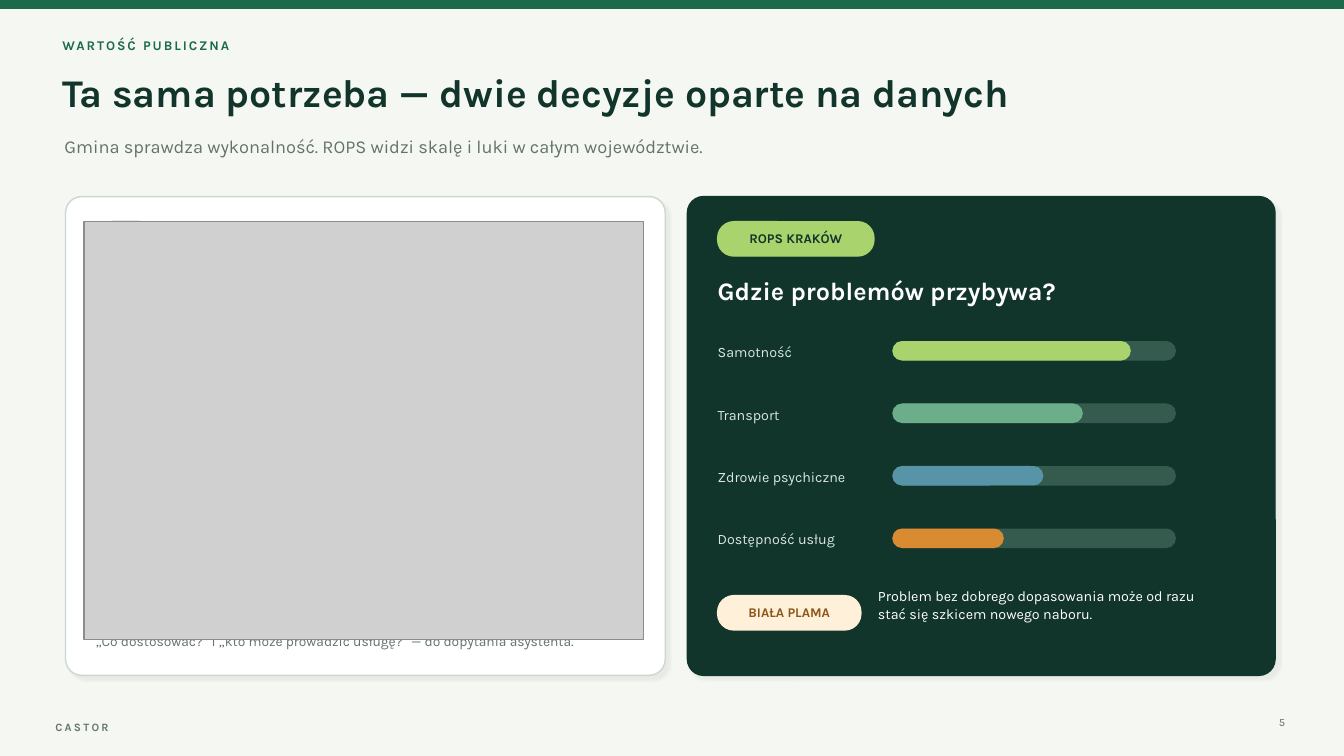
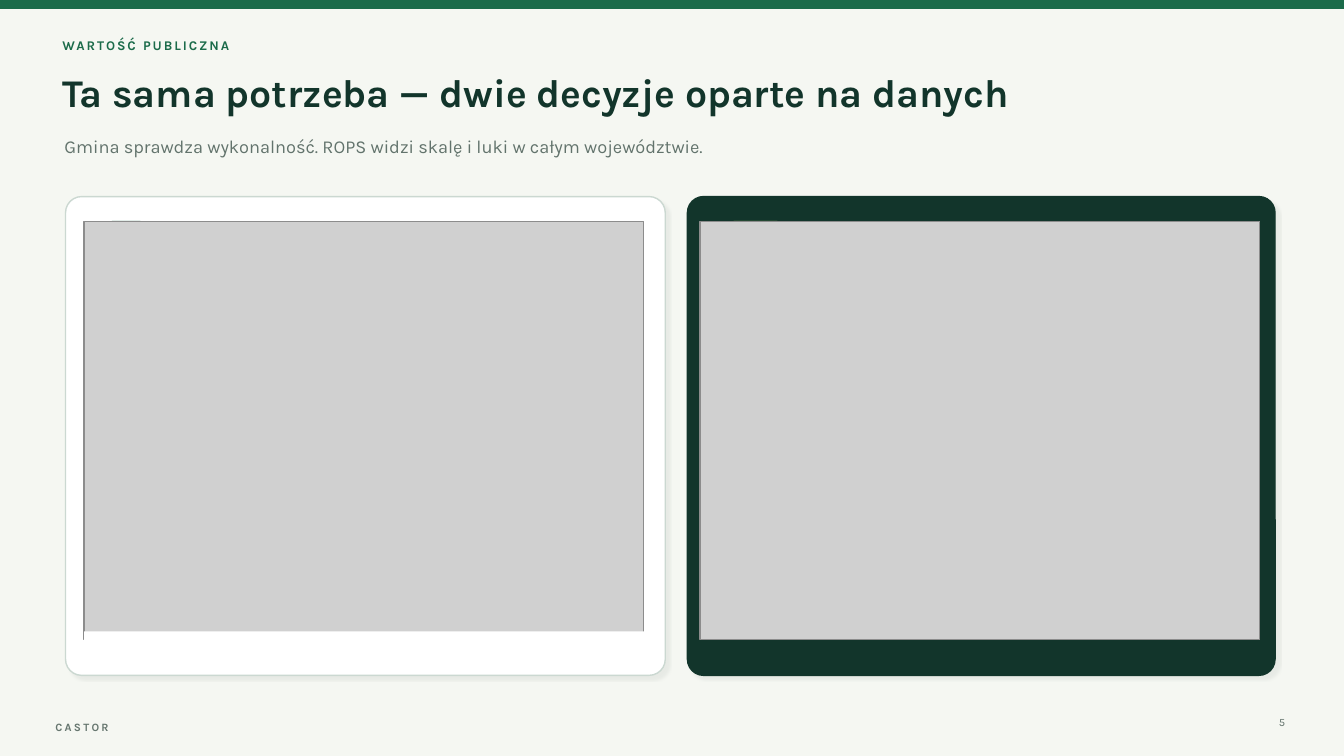
Before and after one commit to Cheapsik/hackathon-2026, a slide deck: slide 5 of docs/Castor-prezentacja-zgloszeniowa.pptx. Drawn at 1344x756 pixels with LibreOffice and Linux fonts; fonts in the diff are those of the drawing; grey boxes stand for pictures. Boxes give left, top, right and bottom in pixels: in the first picture for what was removed or moved away, otherwise in the second. Text is boxed around its words. In the diff, an @@ line names an element or a change of style, - is before the commit and + after.

```diff
--- a/docs/Castor-prezentacja-zgloszeniowa.pptx
+++ b/docs/Castor-prezentacja-zgloszeniowa.pptx
@@ picture added at [700,221,1260,639] @@
@@ text removed at [749,231,842,243] @@
-ROPS KRAKÓW
@@ text removed at [718,280,1055,307] @@
-Gdzie problemów przybywa?
@@ text removed at [718,346,792,357] @@
-Samotność
@@ rounded rectangle removed at [893,342,1176,360] @@
@@ rounded rectangle removed at [893,342,1130,360] @@
@@ text removed at [718,411,780,424] @@
-Transport
@@ rounded rectangle removed at [893,404,1176,422] @@
@@ rounded rectangle removed at [893,404,1083,422] @@
@@ text removed at [718,472,846,486] @@
-Zdrowie psychiczne
@@ rounded rectangle removed at [893,467,1176,485] @@
@@ rounded rectangle removed at [893,467,1043,485] @@
@@ text removed at [718,533,835,548] @@
-Dostępność usług
@@ rounded rectangle removed at [893,529,1176,547] @@
@@ rounded rectangle removed at [893,529,1003,547] @@
@@ rounded rectangle removed at [718,596,861,630] @@
@@ text removed at [878,591,1194,623] @@
-Problem bez dobrego dopasowania może od razu stać się szkicem nowego naboru.
@@ text removed at [748,608,830,617] @@
-BIAŁA PLAMA
@@ rectangle added at [84,631,644,669], fill #FFFFFF @@
@@ text removed at [96,639,574,650] @@
-„Co dostosować?” i „kto może prowadzić usługę?” — do dopytania asystenta.
```
Also in this commit, not shown: 2 other slides changed, 3 other files.
